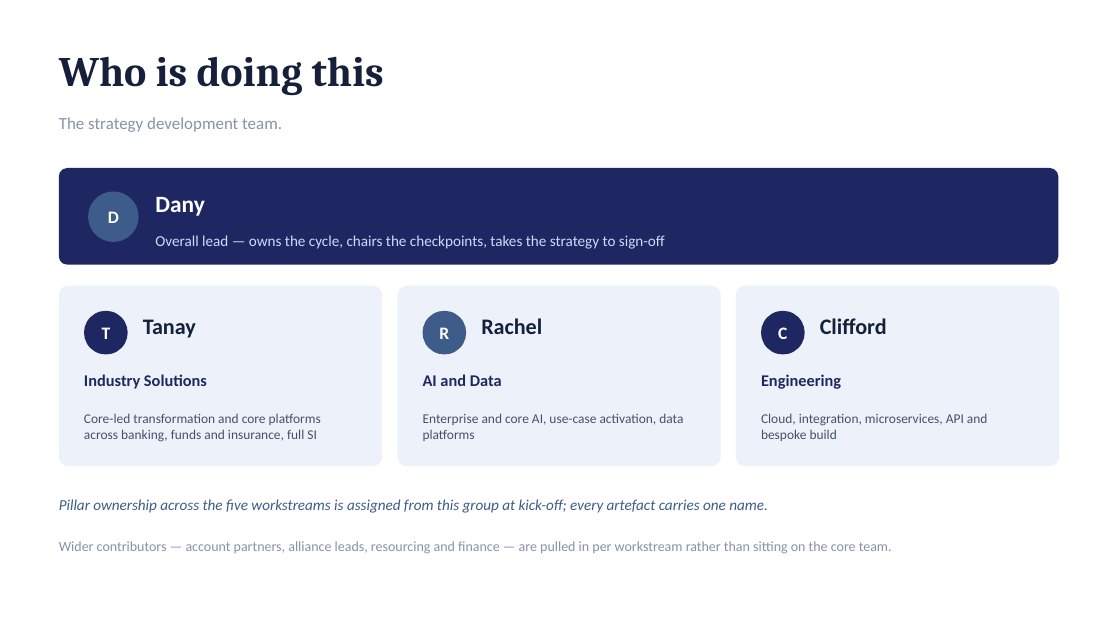
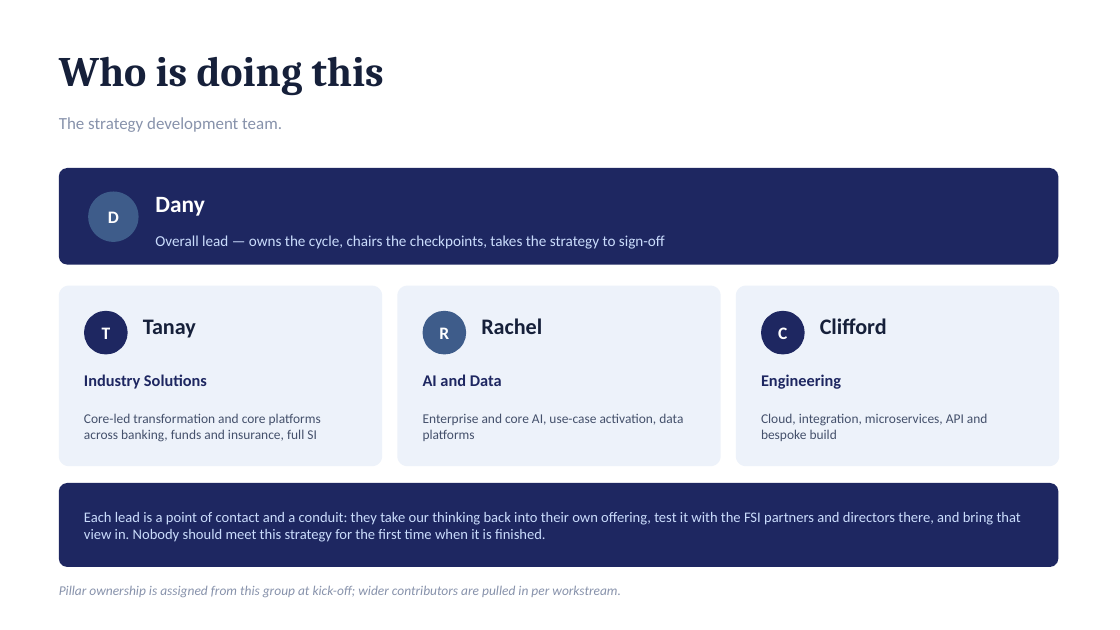
Before and after one commit to dhajjar-cyber/bae, a slide deck: slide 24 of FSI strategy/EAI&D-FSI-Strategy-Development-Plan.pptx. Drawn at 1120x630 pixels with LibreOffice and Linux fonts; fonts in the diff are those of the drawing. Boxes give left, top, right and bottom in pixels: in the first picture for what was removed or moved away, otherwise in the second. Text is boxed around its words. In the diff, an @@ line names an element or a change of style, - is before the commit and + after.

```diff
--- a/FSI strategy/EAI&D-FSI-Strategy-Development-Plan.pptx
+++ b/FSI strategy/EAI&D-FSI-Strategy-Development-Plan.pptx
@@ rounded rectangle added at <box>59,483,1059,567</box>, fill #1E2761 @@
@@ text at <box>84,512,1021,542</box>: text changed; size 12 to 12.5 pt; text colour #8792AB to #CADCFC @@
-Wider contributors — account partners, alliance leads, resourcing and finance — are pulled in per workstream rather than sitting on the core team.
+Each lead is a point of contact and a conduit: they take our thinking back into their own offering, test it with the FSI partners and directors there, and bring that view in. Nobody should meet this strategy for the first time when it is finished.
@@ text at <box>59,586,621,597</box>: text changed; size 13 to 11.5 pt; text colour #3E5C8A to #8792AB @@
-Pillar ownership across the five workstreams is assigned from this group at kick-off; every artefact carries one name.
+Pillar ownership is assigned from this group at kick-off; wider contributors are pulled in per workstream.
```
Also in this commit, not shown: 2 other slides changed, 2 other files.
